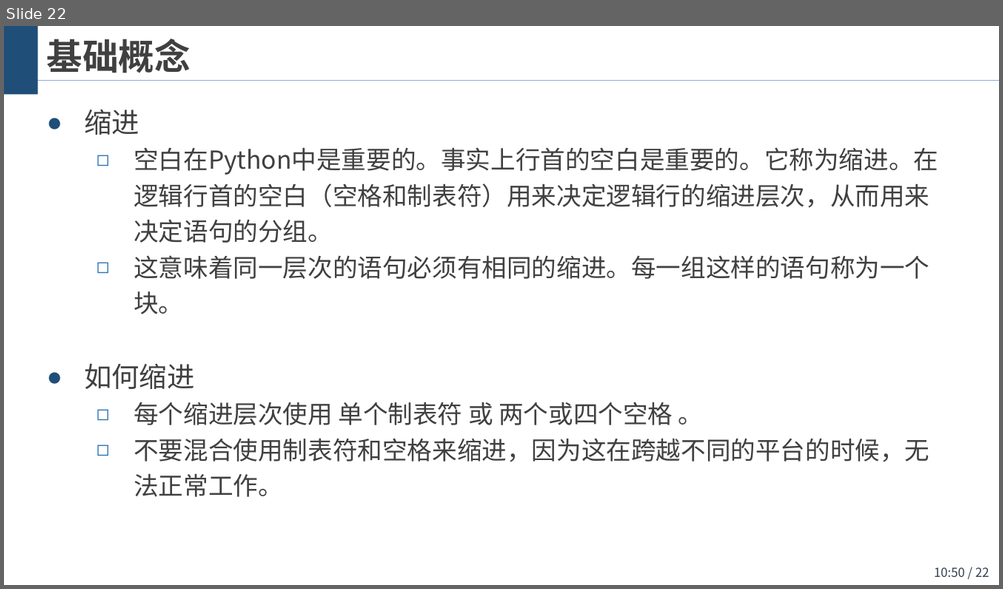
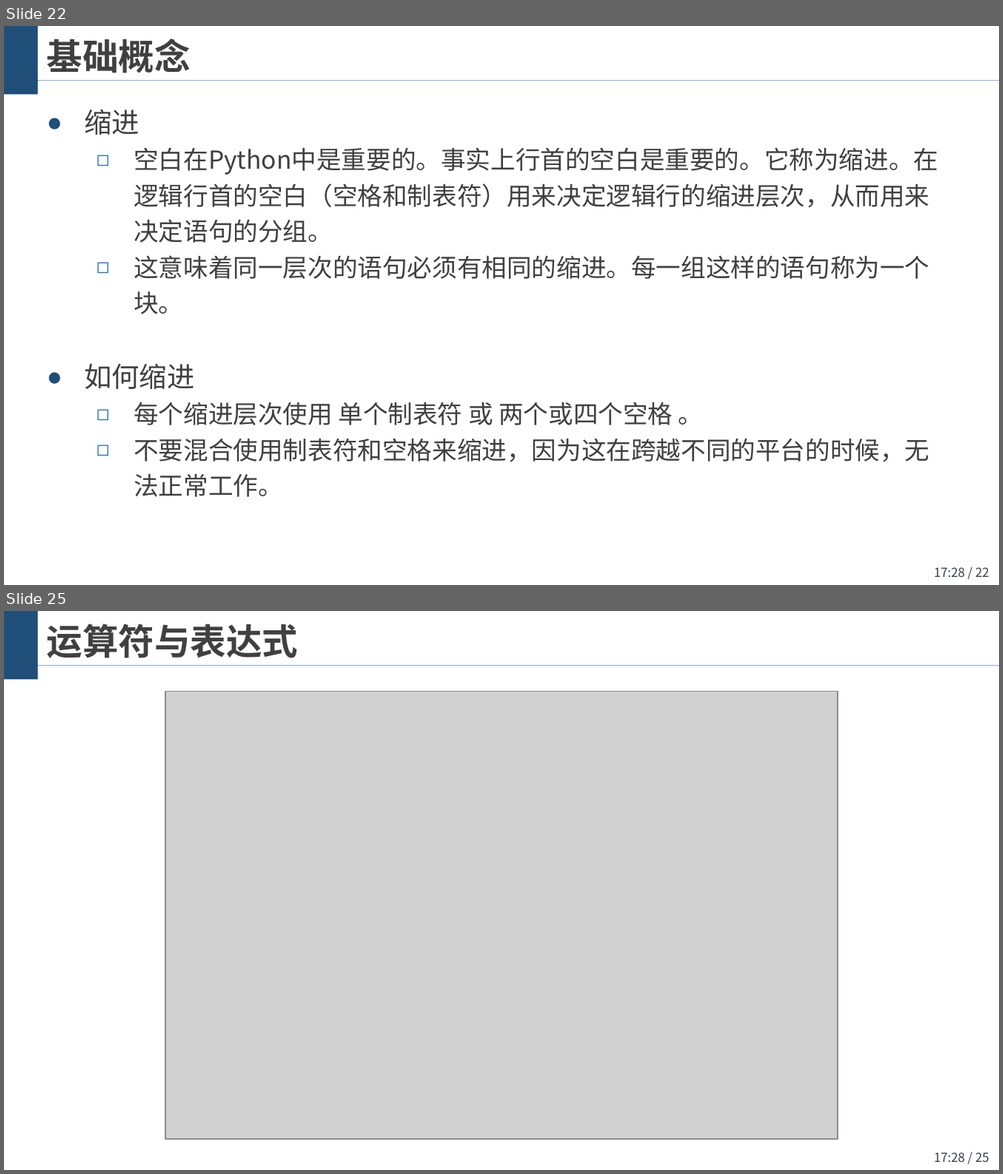
Before and after one commit to wangjin0818/Artificial_Intelligence_Generic_2023, a slide deck: Chapter 02/Python Programming I.pptx. Shown one above the other, each under a label of ours: slide 22 before the commit, slides 22 and 25 after it; the slides between them are not shown. The pictures are 1003x589 and 1003x1174 pixels, drawn with LibreOffice and Linux fonts; fonts in the diff are those of the drawing; grey boxes stand for pictures; background and template pictures are left out. Boxes give left, top, right and bottom in pixels: in the first picture for what was removed or moved away, otherwise in the second. Text is boxed around its words. In the diff, an @@ line names an element or a change of style, - is before the commit and + after.

```diff
--- a/Chapter 02/Python Programming I.pptx
+++ b/Chapter 02/Python Programming I.pptx
@@ slide 25 added at [4, 611, 999, 1170], background #FFFFFF; not listed: 3 template elements that a slide beside it also shows @@
@@ title added at [47, 624, 299, 658], 26 pt, text #404040, bold @@
+运算符与表达式
@@ picture added at [165, 692, 837, 1140] @@
@@ page number at [933, 568, 989, 577]: text changed @@
-10:50 / 22
+17:28 / 22
```
Also in this commit, not shown: 16 other slides added, 1 other file.
